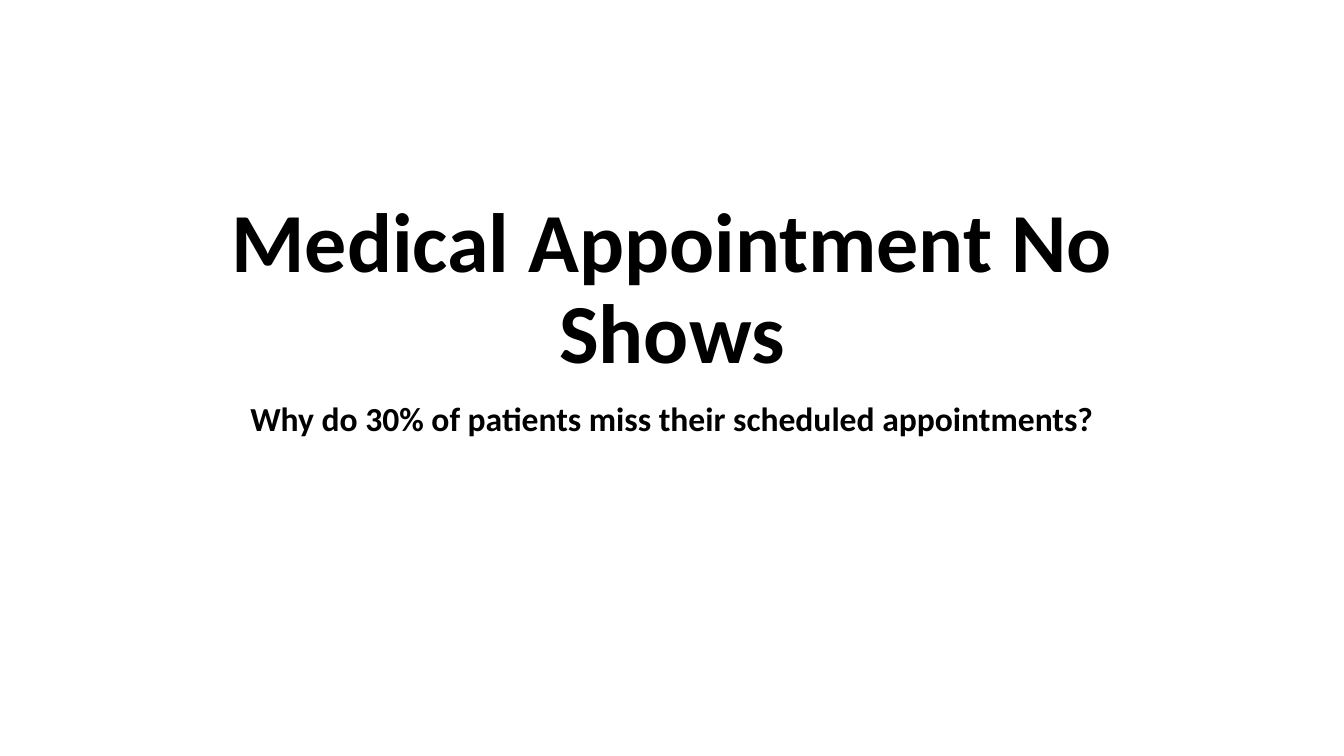
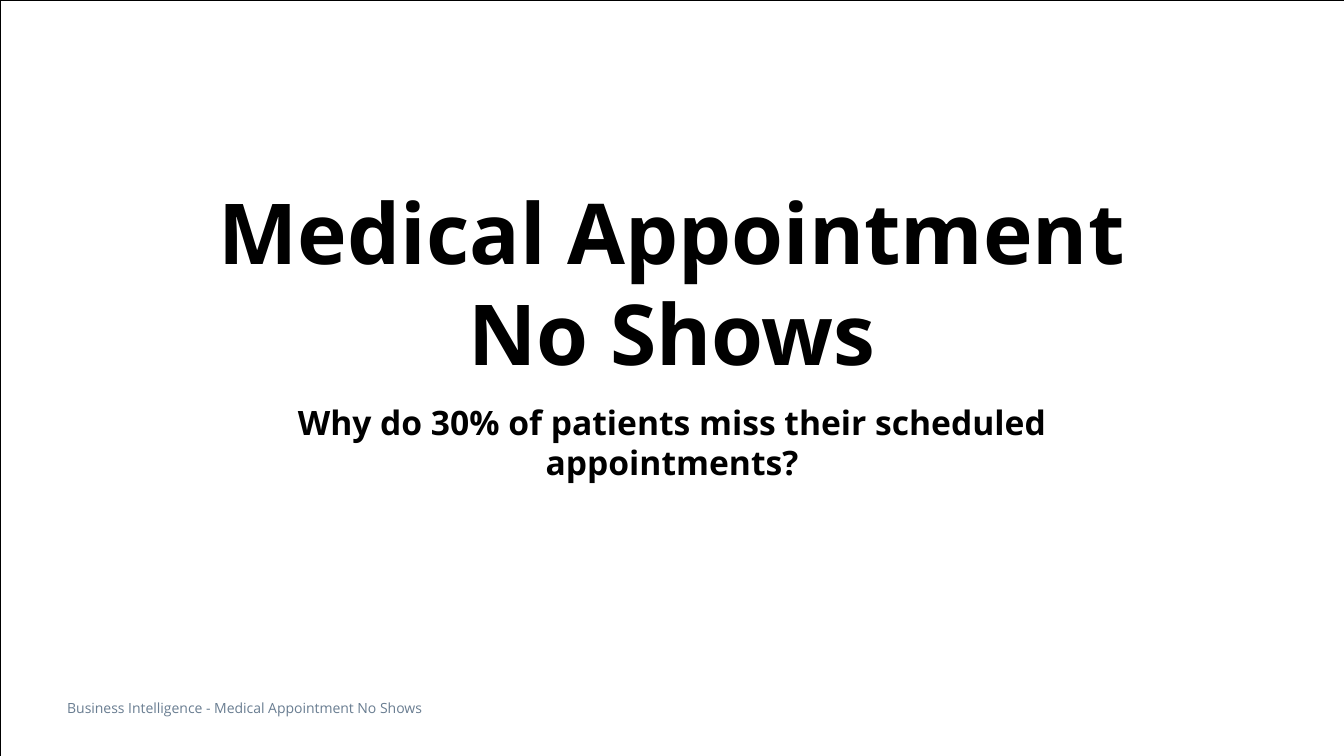
Before and after one commit to soldiervinz/BI_AppointmentShowUp, a slide deck: slide 1 of Medical Appointment No Shows.pptx. Drawn at 1344x756 pixels with LibreOffice and Linux fonts; fonts in the diff are those of the drawing. Boxes give left, top, right and bottom in pixels: in the first picture for what was removed or moved away, otherwise in the second. Text is boxed around its words. In the diff, an @@ line names an element or a change of style, - is before the commit and + after.

```diff
--- a/Medical Appointment No Shows.pptx
+++ b/Medical Appointment No Shows.pptx
@@ rectangle added at (x1=0, y1=0, x2=1344, y2=756), outline #000000 0.5 pt @@
@@ title "Medical Appointment No Shows" at (x1=219, y1=200, x2=1125, y2=366): font Calibri to Open Sans; line spacing 0.9 to 1 @@
@@ subtitle "Why do 30% of patients ..." at (x1=298, y1=409, x2=1046, y2=483): font Calibri to Open Sans; line spacing 0.9 to 1; less space between paragraphs @@
@@ text added at (x1=67, y1=702, x2=422, y2=717), 10 pt, text #697D91 @@
+Business Intelligence - Medical Appointment No Shows
```
Also in this commit, not shown: 5 other slides changed, 15 slides added, 3 slides removed, 2 other files.
